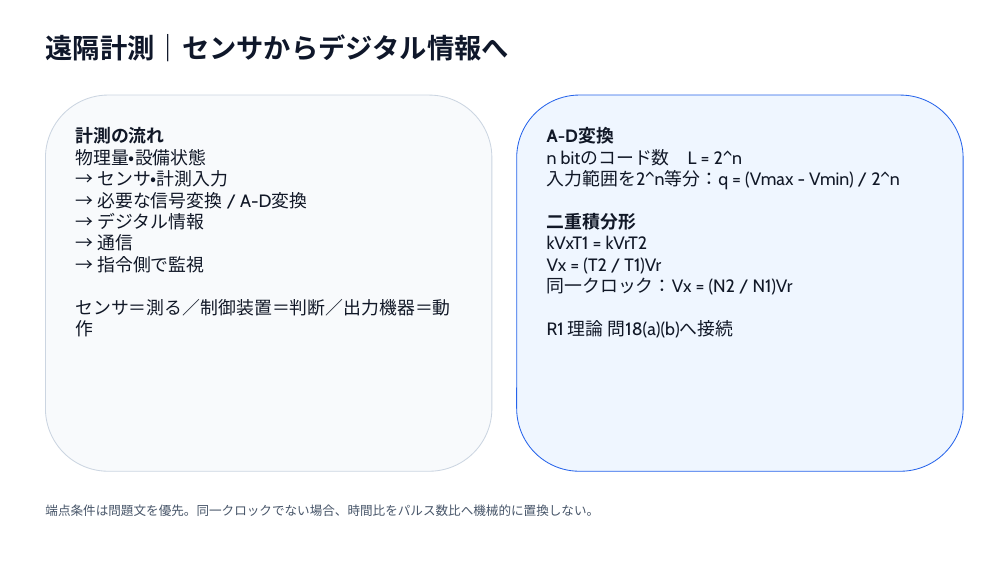
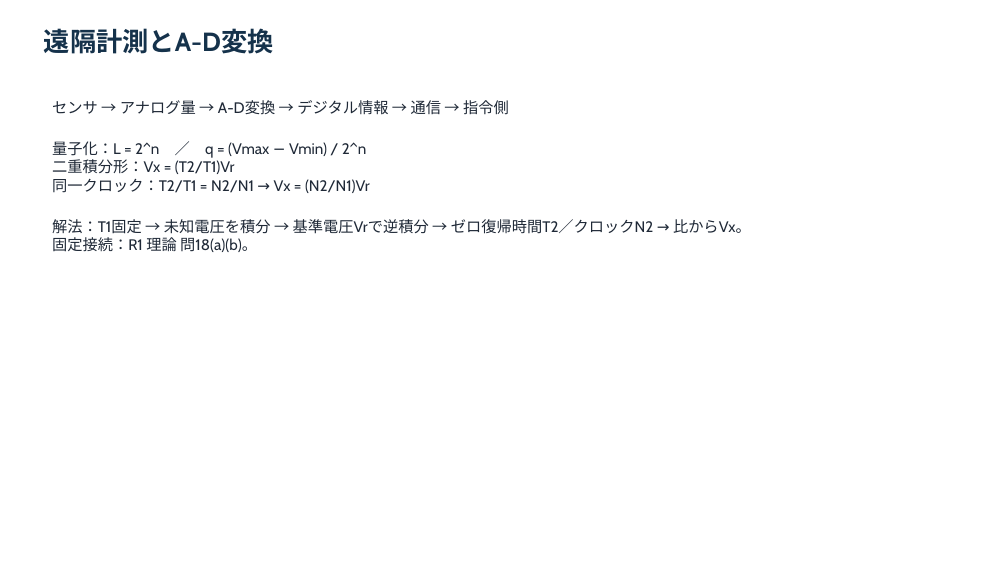
Before and after one commit to cureflash/homepage, a slide deck: slide 2 of denken-shinkansen/01_shinkansen_vehicle_3/topics/37_cosmos_power_remote_monitoring/37_cosmos_power_remote_monitoring_images.pptx. Drawn at 1008x567 pixels with LibreOffice and Linux fonts; fonts in the diff are those of the drawing. Boxes give left, top, right and bottom in pixels: in the first picture for what was removed or moved away, otherwise in the second. Text is boxed around its words. In the diff, an @@ line names an element or a change of style, - is before the commit and + after.

```diff
--- a/denken-shinkansen/01_shinkansen_vehicle_3/topics/37_cosmos_power_remote_monitoring/37_cosmos_power_remote_monitoring_images.pptx
+++ b/denken-shinkansen/01_shinkansen_vehicle_3/topics/37_cosmos_power_remote_monitoring/37_cosmos_power_remote_monitoring_images.pptx
@@ text "遠隔計測とA-D変換" at (44,28,274,54): vertical alignment middle to top @@
@@ text at (44,28,274,54): text changed; size 26 to 25 pt; text colour #0F172A to #15324B @@
-遠隔計測｜センサからデジタル情報へ
+遠隔計測とA-D変換
@@ text "センサ → アナログ量 → A-D変換 ...": place and size @@
-text "センサ → アナログ量 → A-D変換 ..." at (45,95,492,472)
+text "センサ → アナログ量 → A-D変換 ..." at (52,100,751,252)
@@ text "センサ → アナログ量 → A-D変換 ..." at (52,100,751,252): fill #F8FAFC to none; outline #CBD5E1 0.79 pt to none @@
@@ text at (52,100,751,252): text changed; size 17 to 14.5 pt; text colour #111827 to #1F2937 @@
-計測の流れ
-物理量・設備状態
-→ センサ・計測入力
-→ 必要な信号変換 / A-D変換
-→ デジタル情報
-→ 通信
-→ 指令側で監視
-センサ＝測る／制御装置＝判断／出力機器＝動作
+センサ → アナログ量 → A-D変換 → デジタル情報 → 通信 → 指令側
+量子化：L = 2^n ／ q = (Vmax − Vmin) / 2^n
+二重積分形：Vx = (T2/T1)Vr
+同一クロック：T2/T1 = N2/N1 → Vx = (N2/N1)Vr
+解法：T1固定 → 未知電圧を積分 → 基準電圧Vrで逆積分 → ゼロ復帰時間T2／クロックN2 → 比からVx。
+固定接続：R1 理論 問18(a)(b)。
@@ rounded rectangle removed at (517,95,964,472) @@
-A-D変換
-n bitのコード数 L = 2^n
-入力範囲を2^n等分：q = (Vmax - Vmin) / 2^n
-二重積分形
-kVxT1 = kVrT2
-Vx = (T2 / T1)Vr
-同一クロック：Vx = (N2 / N1)Vr
-R1 理論 問18(a)(b)へ接続
@@ text removed at (45,504,599,516) @@
-端点条件は問題文を優先。同一クロックでない場合、時間比をパルス数比へ機械的に置換しない。
```
Also in this commit, not shown: 1 other slide changed, 2 slides added, 2 slides removed.
